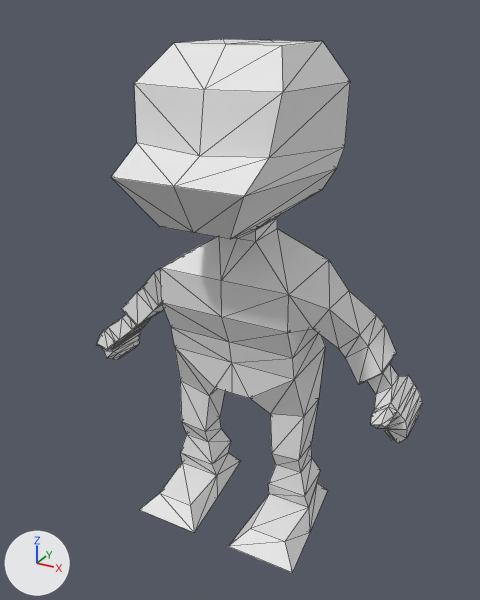
An edit to the glTF model assets/models/nate.glb, drawn before and after from the same camera.
Both versions are drawn from a 50 mm lens placed at (10.94, -19.97, 19.43), pointed at (0.37, -0.74, 9.82). The axes (+X, +Y, +Z) are drawn at lower left. The lights are the same throughout. The older version comes first. Mesh edges are drawn as thin lines. Where no turn or scale is listed for an object, it has been applied to the vertices. Vertices at exactly the same position are counted once.
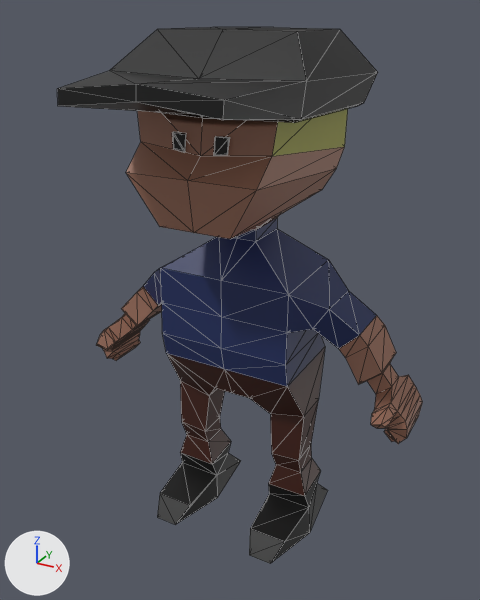
Pixel boxes [x1, y1, x2, y2] of what changed, in the pictures (480 x 600 px; the box of a moved part takes in the faces that stretch with it):
'Cube', reshaped (12% wider)
    before: [96, 39, 422, 572]
    after: [57, 27, 422, 563]
part 1 of me_cube, moved or reshaped
    both: [162, 303, 325, 417]
part 2 of me_cube, moved or reshaped
    before: [140, 475, 309, 572]
    after: [157, 475, 309, 563]
part 3 of me_cube, reshaped
    before: [111, 83, 344, 239]
    after: [57, 27, 378, 239]
part 4 of me_cube, recoloured
    before: [96, 39, 422, 444]
    after: [96, 111, 422, 444]
part 5 of me_cube, recoloured (white to dark blue)
    before: [143, 218, 377, 379]
    after: [143, 218, 377, 387]
part 6 of me_cube, recoloured (darker)
    before: [175, 347, 325, 496]
    after: [166, 347, 325, 496]
part 7 of me_cube, recoloured (white to black)
    before: [140, 442, 328, 572]
    after: [157, 442, 328, 563]
part 8 of me_cube, recoloured (white to yellow)
    before: [269, 81, 350, 157]
    after: [272, 109, 348, 156]

The change, as a diff of the scene's bpy script:
```diff
--- a/assets/models/nate.glb.py
+++ b/assets/models/nate.glb.py
@@ mat_skin @@
+mat_skin = principled_material('skin')
+mat_skin.base_color = (0.327, 0.156, 0.105)  # brown #9b6e5b
@@ mat_shirt @@
+mat_shirt = principled_material('shirt')
+mat_shirt.base_color = (0.0129, 0.0254, 0.111)  # dark blue #1e2c5e
@@ mat_hair @@
+mat_hair = principled_material('hair')
+mat_hair.base_color = (0.345, 0.35, 0.0524)  # yellow #9fa041
@@ mat_boots @@
+mat_boots = principled_material('boots')
+mat_boots.base_color = (0.0, 0.0, 0.0)  # black #000000
@@ mat_pants @@
+mat_pants = principled_material('Pants')
+mat_pants.base_color = (0.0472, 0.00828, 0.00272)  # brown #3d1609
@@ mat_eye @@
+mat_eye = principled_material('eye')
+mat_eye.base_color = (0.0, 0.0, 0.0)  # black #000000
@@ me_cube @@
 # used by ob_cube; location = (0.0, 0.0, -19.25)
 # verts and faces of me_cube; kept vertices keep their numbers, new ones are numbered from 282
 # before: 2 (2.6, -0.7, 26.4) at pixel (294, 379), 5 (0.0, -0.7, 26.4) at pixel (231, 362), 9 (2.6, -0.9, 27.4) at pixel (292, 358), 11 (0.0, -0.9, 27.4) at pixel (229, 342), 156 (-2.6, -0.7, 26.4) at pixel (174, 347)
 # before: 159 (-2.6, -0.9, 27.4) at pixel (171, 327)
 # before: 30 (3.6, -2.5, 19.2) at pixel (292, 572), 31 (0.8, -2.5, 19.2) at pixel (228, 546), 178 (-3.6, -2.5, 19.2) at pixel (139, 509), 179 (-0.8, -2.5, 19.2) at pixel (194, 532)
-me_cube.from_pydata(...)  # 282 vertices, 560 faces; spans x -6.7..6.7, y -4.1..3.0, z 19.2..37.7
+me_cube.from_pydata(...)  # 328 vertices, 660 faces; spans x -6.7..6.7, y -5.7..3.4, z 19.2..38.1
+# me_cube part 1
+for i in [2, 5, 9, 11, 156, 159]: verts[i] += (0.0, -0.6, 0.0)
+# me_cube part 2
+verts[30] = (2.6, -2.5, 19.2)  # moved, pixel (270, 563)
+verts[31] = (1.7, -2.5, 19.2)  # moved, pixel (249, 555)
+verts[178] = (-2.6, -2.5, 19.2)  # moved, pixel (157, 517)
+verts[179] = (-1.7, -2.5, 19.2)  # moved, pixel (175, 524)
+# me_cube part 3
+# 3 vertices in x -2.3..2.3, y -4.1, z 33.9 move by (0.0, 0.8, 0.0)
+# 3 vertices move from x -2.4..2.4, y -2.6, z 34.5..34.7 to x -2.4..2.4, y -2.6..-2.4, z 34.5..34.7
+# 40 vertices are added at x -3.5..3.5, y -5.7..3.4, z 34.6..38.1
+# 6 new vertices lie (0.0, -0.1, -0.5) away from vertices in x -1.0..1.0, y -2.6..-2.5, z 35.1..35.2
+# 8 new faces join them, mat_skin (brown #9b6e5b)
+# 92 new faces join them, mat_eye (black #000000)
+# me_cube part 4: 336 faces spanning x -6.7..6.7, y -3.3..3.0, z 24.5..37.7 switch from mat_material (white #e7e7e7) to mat_skin (brown #9b6e5b)
+# me_cube part 5: 88 faces spanning x -4.6..4.6, y -1.5..2.4, z 26.4..31.6 switch from mat_material (white #e7e7e7) to mat_shirt (dark blue #1e2c5e)
+# me_cube part 6: 76 faces spanning x -3.0..3.0, y -1.3..2.4, z 20.8..26.4 switch from mat_material (white #e7e7e7) to mat_pants (brown #3d1609)
+# me_cube part 7: 52 faces spanning x -3.3..3.3, y -2.5..2.5, z 19.2..21.0 switch from mat_material (white #e7e7e7) to mat_boots (black #000000)
+# me_cube part 8: 8 faces spanning x -2.6..2.6, y -2.4..3.0, z 34.1..36.5 switch from mat_material (white #e7e7e7) to mat_hair (yellow #9fa041)
+me_cube.materials.append(mat_eye)  # black #000000
```
